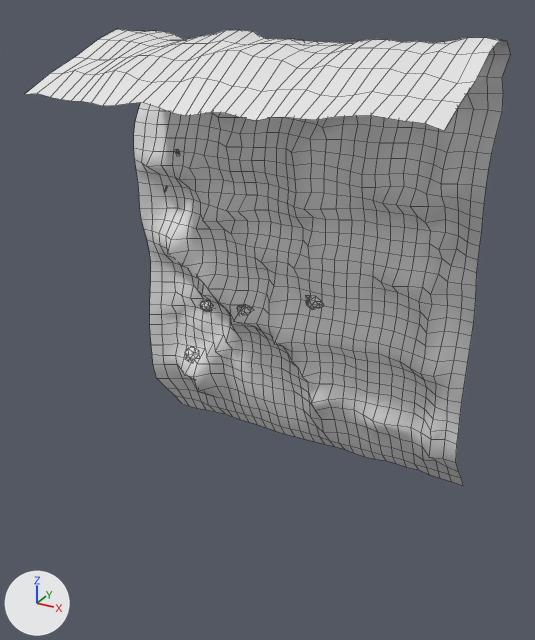
The FBX model Assets/ReSurvivor2/Blender/S7U_EarthBank_2m_D/S7U_EarthBank_2m_D.fbx: old version first, new version second.
Camera for both pictures: a 50 mm camera at (1.73, -3.61, 2.58) aimed at (0.03, -0.51, 1.03). The axes (+X, +Y, +Z) are drawn at lower left. The lights are the same throughout. The older version comes first. Mesh edges are drawn as thin lines. Materials are left out; every surface is plain grey. Where no turn or scale is listed for an object, it has been applied to the vertices.

The first picture shows 'S7U_EarthBank_2m_D'.
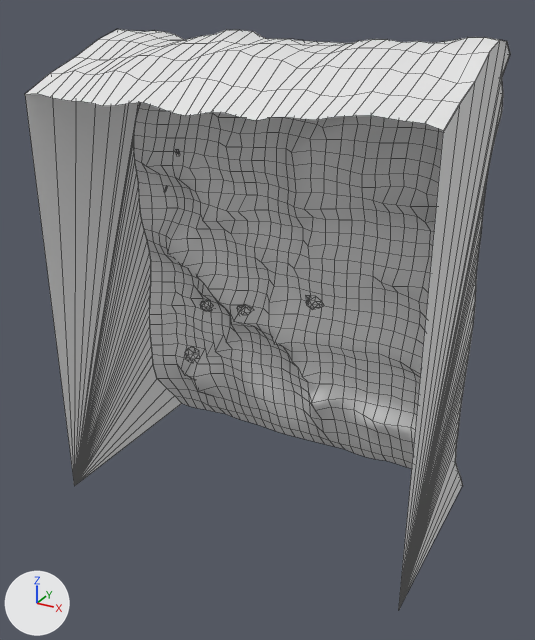
Boxes (x1, y1, x2, y2) around the edits, measured in the pictures (535 x 640 px):
'S7U_EarthBank_2m_D', reshaped (28% taller)
    before: (26, 29, 510, 485)
    after: (25, 29, 510, 611)
part 1 of me_s7u_earthbank_2m_d_mesh_001, added
    after: (25, 37, 182, 486)
part 2 of me_s7u_earthbank_2m_d_mesh_001, added
    after: (398, 40, 510, 611)

What changed in the scene script:
```text
Change me_s7u_earthbank_2m_d_mesh_001:
    used by ob_s7u_earthbank_2m_d; location = (0.0, 0.0, 0.0)
    remove me_s7u_earthbank_2m_d_mesh_001.from_pydata(...)  # 1500 vertices, 1561 faces; spans x -1.0..1.0, y -1.02..0.13, z -0.07..2.42
    add me_s7u_earthbank_2m_d_mesh_001.from_pydata(...)  # 1578 vertices, 1635 faces; spans x -1.0..1.0, y -1.02..0.13, z -0.07..2.42
    me_s7u_earthbank_2m_d_mesh_001 part 1: a new loose piece of 39 vertices spanning x -1.0, y -1.0..0.1, z -0.06..2.41
    me_s7u_earthbank_2m_d_mesh_001 part 2: a new loose piece of 39 vertices spanning x 1.0, y -1.0..0.11, z -0.06..2.41
```
